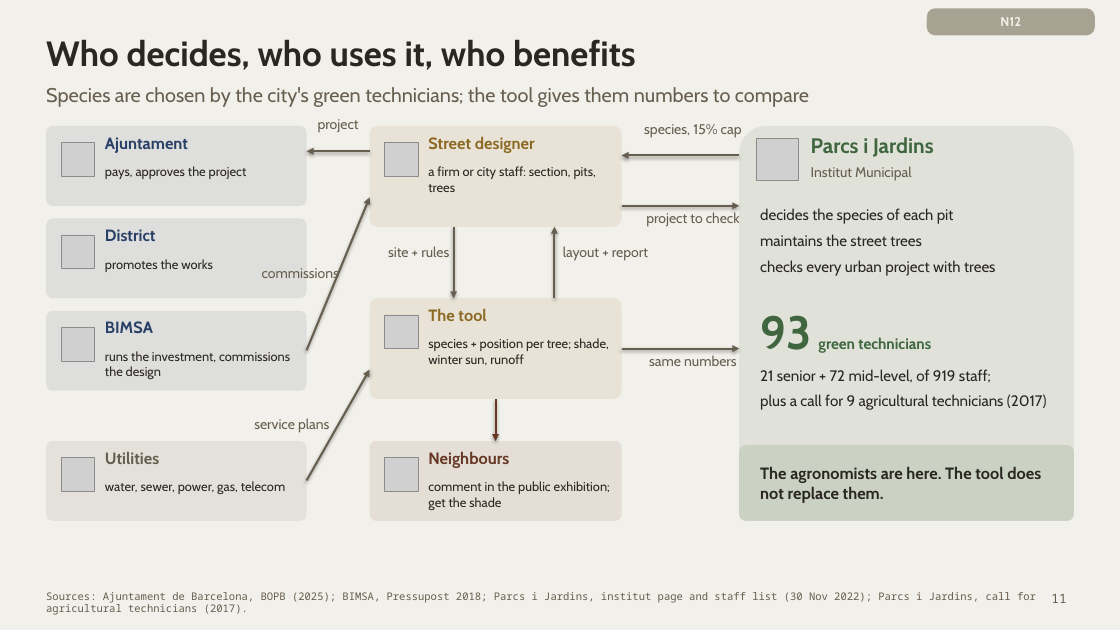
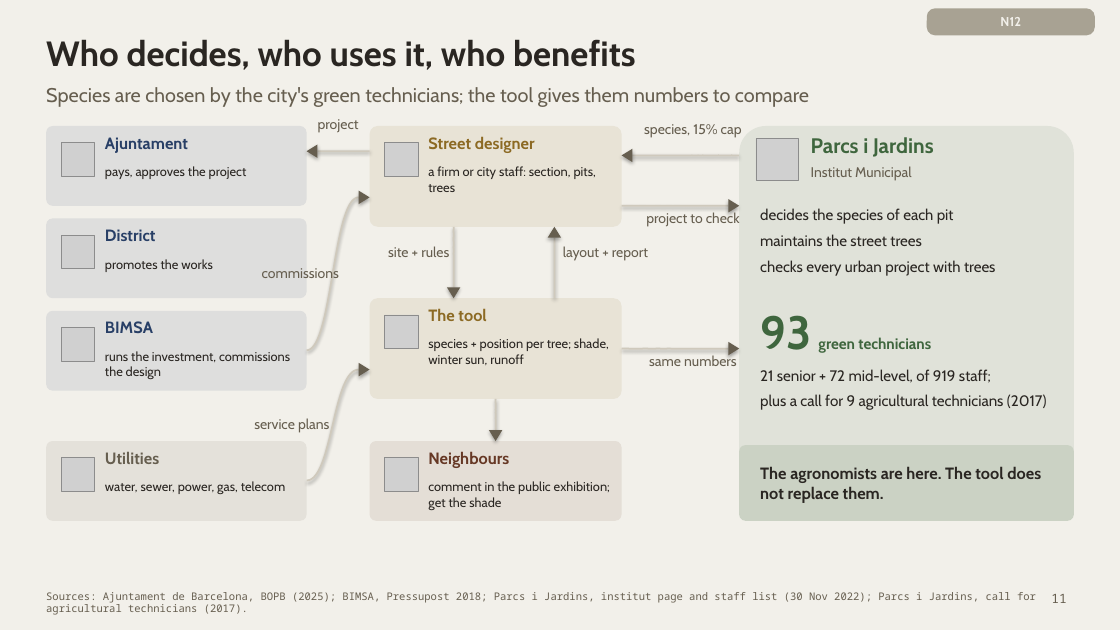
Before and after one commit to giofox96/shade-and-sponge, a slide deck: slide 11 of slides/final/shade_and_sponge_final_new.pptx. Drawn at 1120x630 pixels with LibreOffice and Linux fonts; fonts in the diff are those of the drawing; grey boxes stand for pictures. Boxes give left, top, right and bottom in pixels: in the first picture for what was removed or moved away, otherwise in the second. Text is boxed around its words. In the diff, an @@ line names an element or a change of style, - is before the commit and + after.

```diff
--- a/slides/final/shade_and_sponge_final_new.pptx
+++ b/slides/final/shade_and_sponge_final_new.pptx
@@ triangle added at bbox=[306, 145, 317, 158], fill #665E4F @@
@@ triangle added at bbox=[621, 148, 632, 162], fill #665E4F @@
@@ arrow removed from (370, 151) to (307, 151) @@
@@ freeform shape added at bbox=[318, 151, 370, 151], outline #CFC9BC 1.5 pt @@
@@ arrow removed from (739, 155) to (622, 155) @@
@@ freeform shape added at bbox=[633, 155, 739, 155], outline #CFC9BC 1.5 pt @@
@@ arrow removed from (307, 350) to (370, 197) @@
@@ freeform shape added at bbox=[307, 197, 359, 350], outline #CFC9BC 1.5 pt @@
@@ triangle added at bbox=[358, 191, 369, 205], fill #665E4F @@
@@ arrow removed from (622, 206) to (739, 206) @@
@@ freeform shape added at bbox=[622, 206, 728, 206], outline #CFC9BC 1.5 pt @@
@@ triangle added at bbox=[728, 199, 739, 212], fill #665E4F @@
@@ arrow removed from (454, 227) to (454, 298) @@
@@ freeform shape added at bbox=[454, 227, 454, 287], outline #CFC9BC 1.5 pt @@
@@ triangle added at bbox=[548, 227, 561, 238], fill #665E4F @@
@@ arrow removed from (555, 298) to (555, 227) @@
@@ freeform shape added at bbox=[555, 238, 555, 298], outline #CFC9BC 1.5 pt @@
@@ triangle added at bbox=[447, 287, 460, 298], fill #665E4F @@
@@ arrow removed from (622, 349) to (739, 349) @@
@@ freeform shape added at bbox=[622, 349, 728, 349], outline #CFC9BC 1.5 pt @@
@@ triangle added at bbox=[728, 342, 739, 355], fill #665E4F @@
@@ arrow removed from (307, 481) to (370, 370) @@
@@ freeform shape added at bbox=[307, 370, 359, 481], outline #CFC9BC 1.5 pt @@
@@ triangle added at bbox=[358, 363, 369, 376], fill #665E4F @@
@@ arrow removed from (496, 399) to (496, 441) @@
@@ freeform shape added at bbox=[496, 399, 496, 430], outline #CFC9BC 1.5 pt @@
@@ triangle added at bbox=[489, 430, 502, 441], fill #665E4F @@
```
Also in this commit, not shown: 2 other slides changed, 3 other files.
